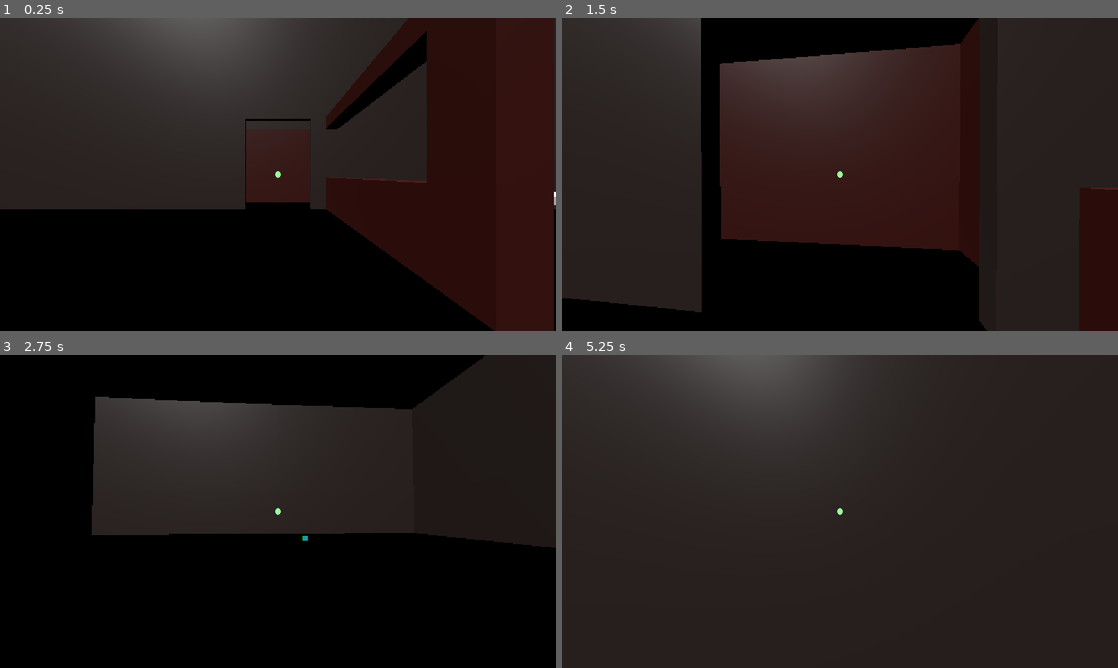
Above: before the commit, frames 1-4 (two rows, left to right).
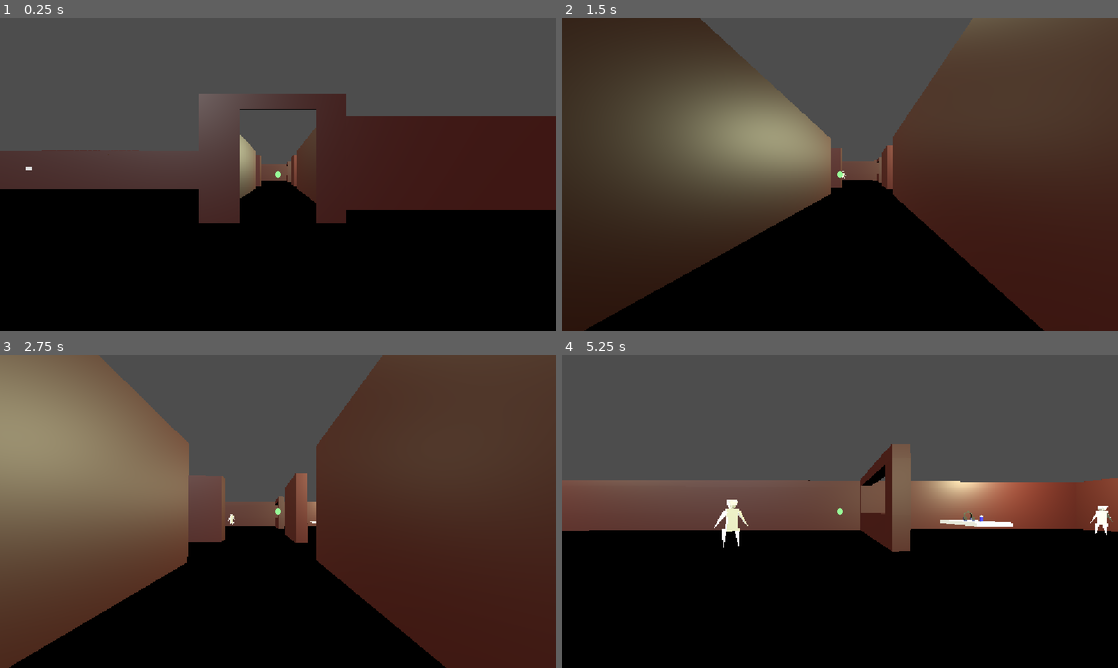
Above: after the commit, the same moments.

Repository: Dendrobyte/eye-of-attention
Game: Godot game, scene res://main.tscn
Two runs of this game, one before a commit and one after it. Both use one fixed random seed, a clock stepped at 60 frames per second and the inputs below.
Inputs (mouse positions are in pixels of both pictures, inside the frame that each line leads up to):
- Up to frame 1 (0.25 s): no input
- Up to frame 2 (1.5 s): tap Enter at 0.5 s; move the mouse to (867, 174) at 0.52 s; press the mouse at (867, 174) at 0.53 s; hold W (MOVE_FORWARD) from 0.53 s (still down); move the mouse to (812, 174) at 1.27 s; release the mouse at (812, 174) at 1.28 s; tap Shift (SPRINT) at 1.35 s
- Up to frame 3 (2.75 s): keep holding W (MOVE_FORWARD); move the mouse to (289, 505) at 2.02 s; press the mouse at (289, 505) at 2.03 s
- Up to frame 4 (5.25 s): keep holding W (MOVE_FORWARD); move the mouse to (834, 517) at 2.77 s; release the mouse at (834, 517) at 2.78 s; tap Shift (SPRINT) at 2.85, 4.35 s; move the mouse to (878, 514) at 3.52 s; press the mouse at (878, 514) at 3.53 s; move the mouse to (795, 508) at 4.27 s; release the mouse at (795, 508) at 4.28 s; move the mouse to (845, 511) at 5.02 s; press the mouse at (845, 511) at 5.03 s

The runs differ from the first frame. In frame 1, 52% of the frame differs, in the area x 0-100%, y 0-100%; in frame 2, 57%; in frame 3, 79%; in frame 4, 93%.

Commit message:
Feelin' real. Need ot modify height etc

Diff:
--- a/spatial-memory-match/main.tscn
+++ b/spatial-memory-match/main.tscn
@@ -24,6 +24,7 @@
 [node name="NPCParent" type="Node3D" parent="LevelManager" unique_id=459603274]
 
 [node name="Lights" type="Node3D" parent="LevelManager" unique_id=519051258]
+visible = false
 
 [node name="DirectionalLight3D" type="DirectionalLight3D" parent="LevelManager/Lights" unique_id=126248230]
 transform = Transform3D(0.82990915, 0.4477779, -0.3327849, 0, 0.5964971, 0.8026152, 0.5578986, -0.6660977, 0.49503842, -21.485598, 22.060188, 32.82515)
--- a/spatial-memory-match/scripts/character_1p.gd
+++ b/spatial-memory-match/scripts/character_1p.gd
@@ -1,4 +1,5 @@
 extends CharacterBody3D
+class_name Character1P
 
 
 @export var SPEED: float = 10.0
@@ -16,6 +17,9 @@
 func _ready():
 	Input.set_mouse_mode(Input.MOUSE_MODE_CAPTURED)
 	camera = $Camera
+	GlobalState.character = self
+	if GlobalState.START_POSITION != null:
+		position = GlobalState.START_POSITION
 
 func _physics_process(delta: float) -> void:
 	# Add the gravity.
--- a/spatial-memory-match/scripts/global_state.gd
+++ b/spatial-memory-match/scripts/global_state.gd
@@ -2,6 +2,7 @@
 
 ## Self Assigned References ##
 var level_manager: LevelManager = null
+var character: Character1P = null
 
 # Contains references to the nodes from the name, to be temporarily duplicated for the npc want
 var item_node_map = {} # { "name": node }
@@ -9,6 +10,11 @@
 # This holds on to the item regardless of parent, used for NPC showing desire
 func add_item_node_to_map(item_node):
 	item_node_map[item_node.name] = item_node
+
+var START_POSITION: Vector3
+
+func set_start_pos(pos):
+	START_POSITION = pos
 
 var TOTAL_NPCS = -1 # -1 to represent default/error state
 var SATISFIED_NPCS = 0
--- a/spatial-memory-match/scripts/level_manager.gd
+++ b/spatial-memory-match/scripts/level_manager.gd
@@ -12,10 +12,11 @@
 # Debug Options
 @export_enum("prototype_map", "first_floor") var level_scene_name: String
 @export var no_randomize: bool = false
-@export var npc_count = 2 # todo: wire up to menu, like this for debug
+@export var npc_count = 8 # todo: wire up to menu, like this for debug
 
 # Called when the node enters the scene tree for the first time.
 func _ready() -> void:
+	get_child(0).queue_free() # free the prototype map
 	# Load the map from selected, must be present in `/assets/levels`
 	var map_scene: PackedScene = load("res://assets/levels/" + level_scene_name + ".glb")
 	var map = map_scene.instantiate()
@@ -34,6 +35,8 @@
 		if child_name.contains("ITEM_POS"):
 			ITEM_POSITIONS.append(child.position)
 			child.queue_free()
+		if child_name.contains("PLAYER_START_POS"):
+			GlobalState.set_start_pos(child.position)
 	print("Loaded item and NPC positions\nNPC Count: ", len(NPC_TRANSFORMS), "\nItem Count: ", len(ITEM_POSITIONS))
 
 	# Get the items and then scatter them at those positions
Binary file changed: spatial-memory-match/assets/levels/first_floor.glb
Not shown, changed: Blender/first_floor.blend
Not shown, changed: Blender/first_floor.blend1
Not shown, changed: Blender/items.blend
Not shown, changed: Blender/items.blend1
